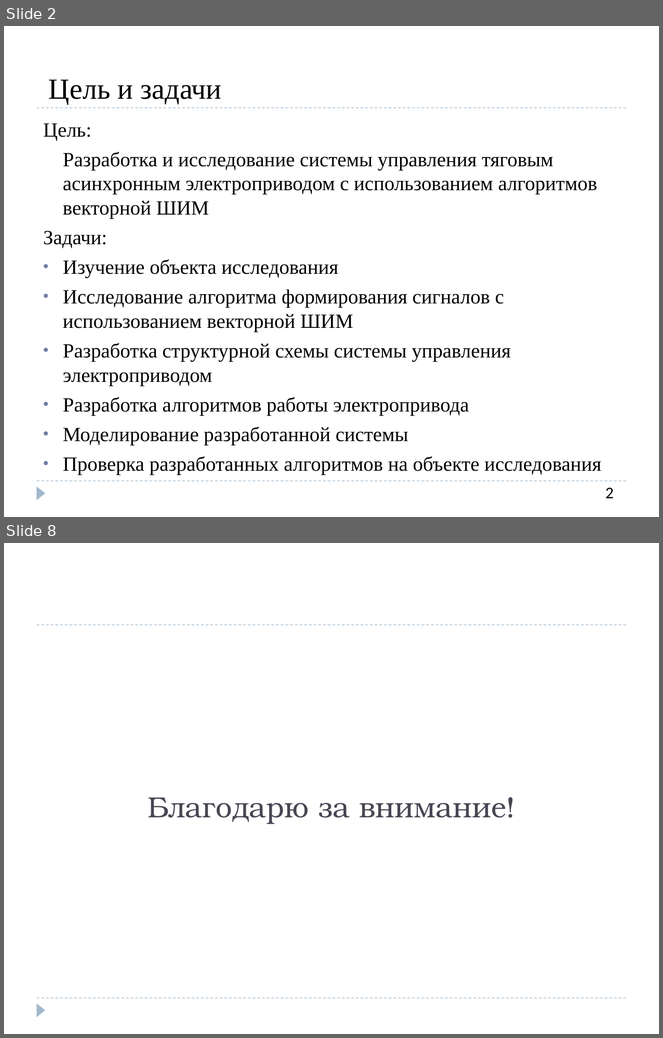
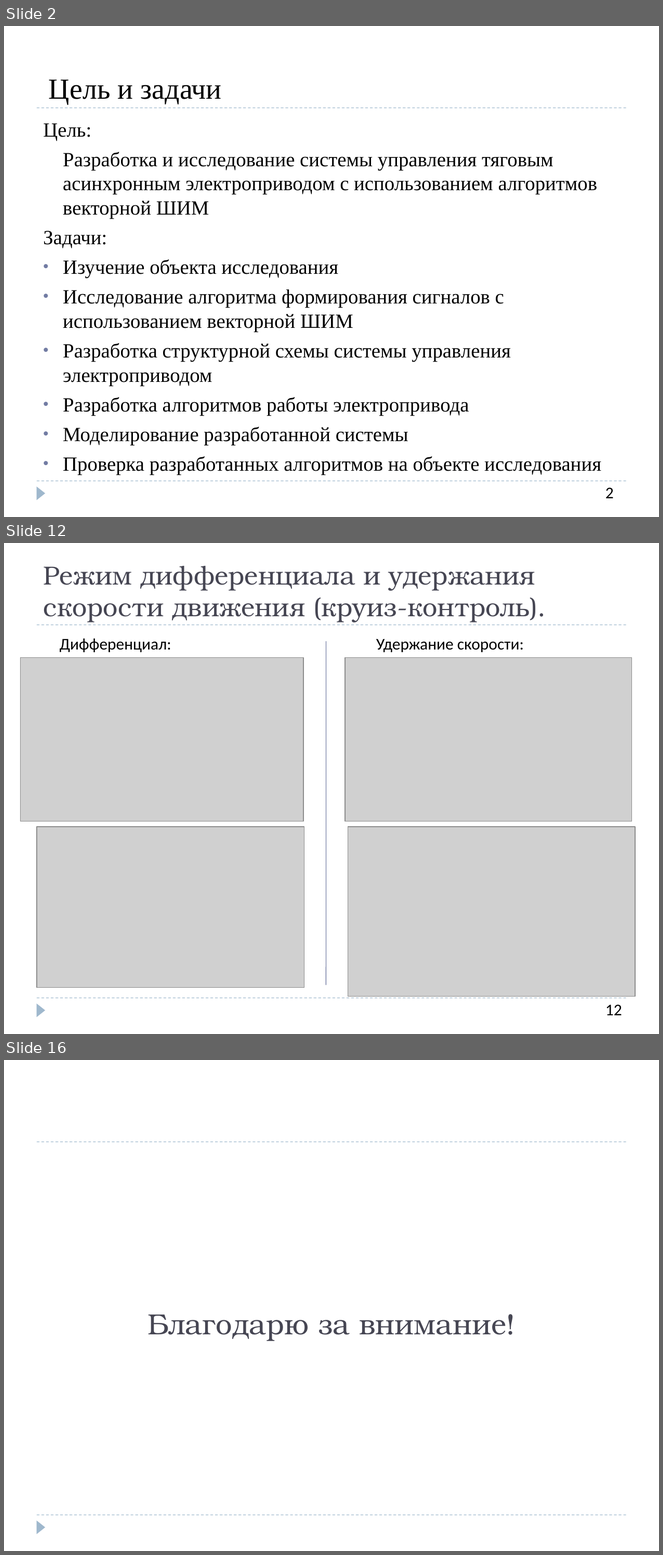
Before and after one commit to SozonovAA/dissertation, a slide deck: Конечный вариант/СозоновА.А._5404_Презентация к диплому.pptx. Shown one above the other, each under a label of ours: slides 2 and 8 before the commit, slides 2, 12 and 16 after it; the slides between them are not shown. The pictures are 663x1038 and 663x1555 pixels, drawn with LibreOffice and Linux fonts; fonts in the diff are those of the drawing; grey boxes stand for pictures. Boxes give left, top, right and bottom in pixels: in the first picture for what was removed or moved away, otherwise in the second. Text is boxed around its words. In the diff, an @@ line names an element or a change of style, - is before the commit and + after.

```diff
--- a/Конечный вариант/СозоновА.А._5404_Презентация к диплому.pptx
+++ b/Конечный вариант/СозоновА.А._5404_Презентация к диплому.pptx
@@ slide 12 added at [4,543,659,1034], background #FFFFFF; not listed: 3 template elements that a slide beside it also shows @@
@@ title added at [43,566,535,623], 28.8 pt, text #464653 @@
+Режим дифференциала и удержания скорости движения (круиз-контроль).
@@ text added at [60,638,171,653], 18 pt, text #000000 @@
+Дифференциал:
@@ line added from (326, 641) to (326, 985), #727CA3 0.75 pt @@
@@ text added at [376,639,524,653], 18 pt, text #000000 @@
+Удержание скорости:
@@ picture added at [21,657,304,822] @@
@@ picture added at [345,657,632,822] @@
@@ picture added at [37,827,304,988] @@
@@ picture added at [348,827,636,996] @@
@@ text added at [606,1005,622,1016], 18 pt, text #000000 @@
+12
@@ what was slide 8 is now slide 16 @@
```
Also in this commit, not shown: 5 slides changed, 7 other slides added, 1 other file.
